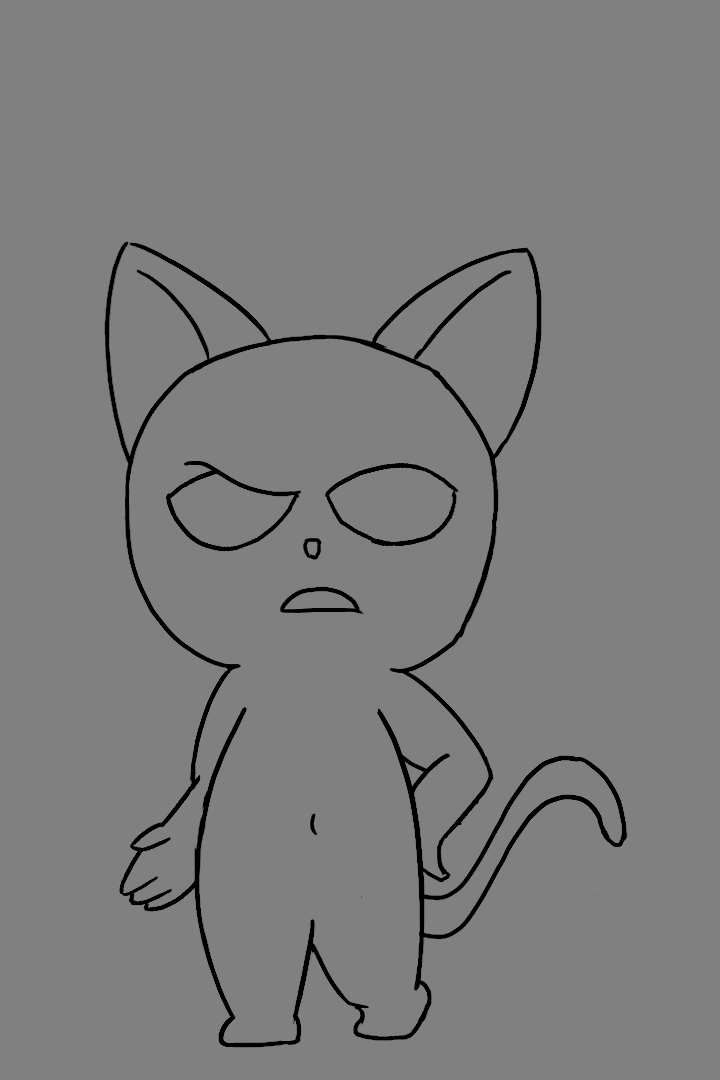
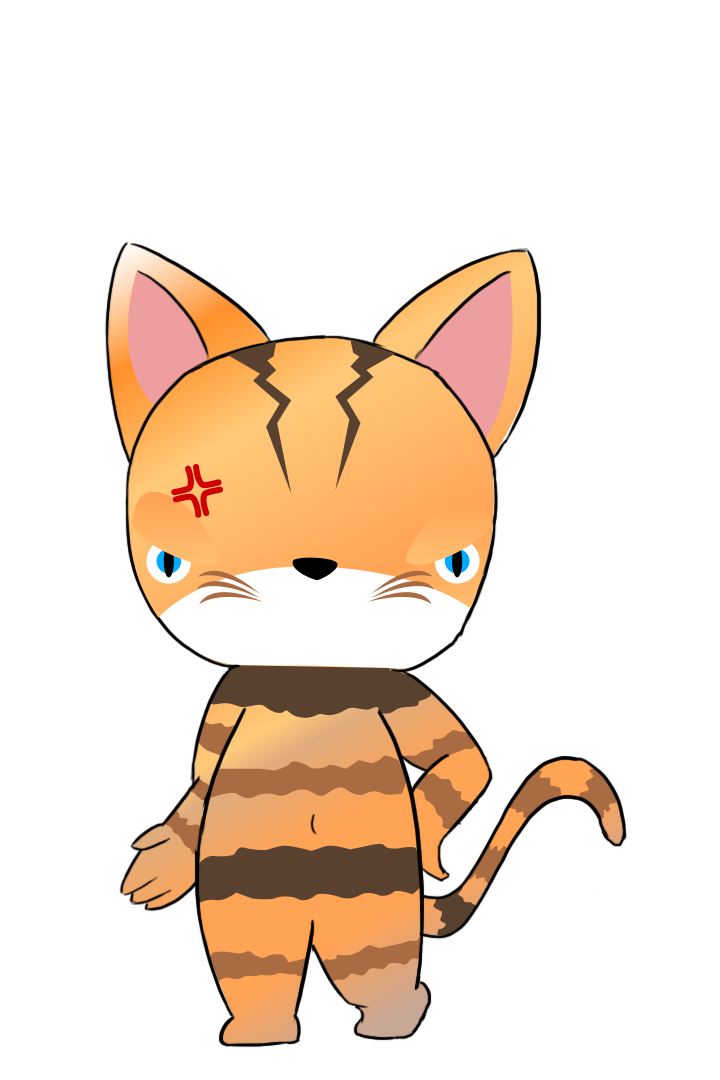
Two versions of the same layered image (720 x 1080). Layer-by-layer changes:
added layer "catBase" above "Black & White 1" over <box>104,241,628,1048</box>
moved "Layer 16" into group "Group 1" over <box>104,241,628,940</box>
moved "Layer 15" into group "Group 1" over <box>119,664,238,912</box>
moved "Layer 13" into group "Group 1" over <box>118,334,501,1048</box>
hid "Background" over <box>0,0,720,1080</box>
